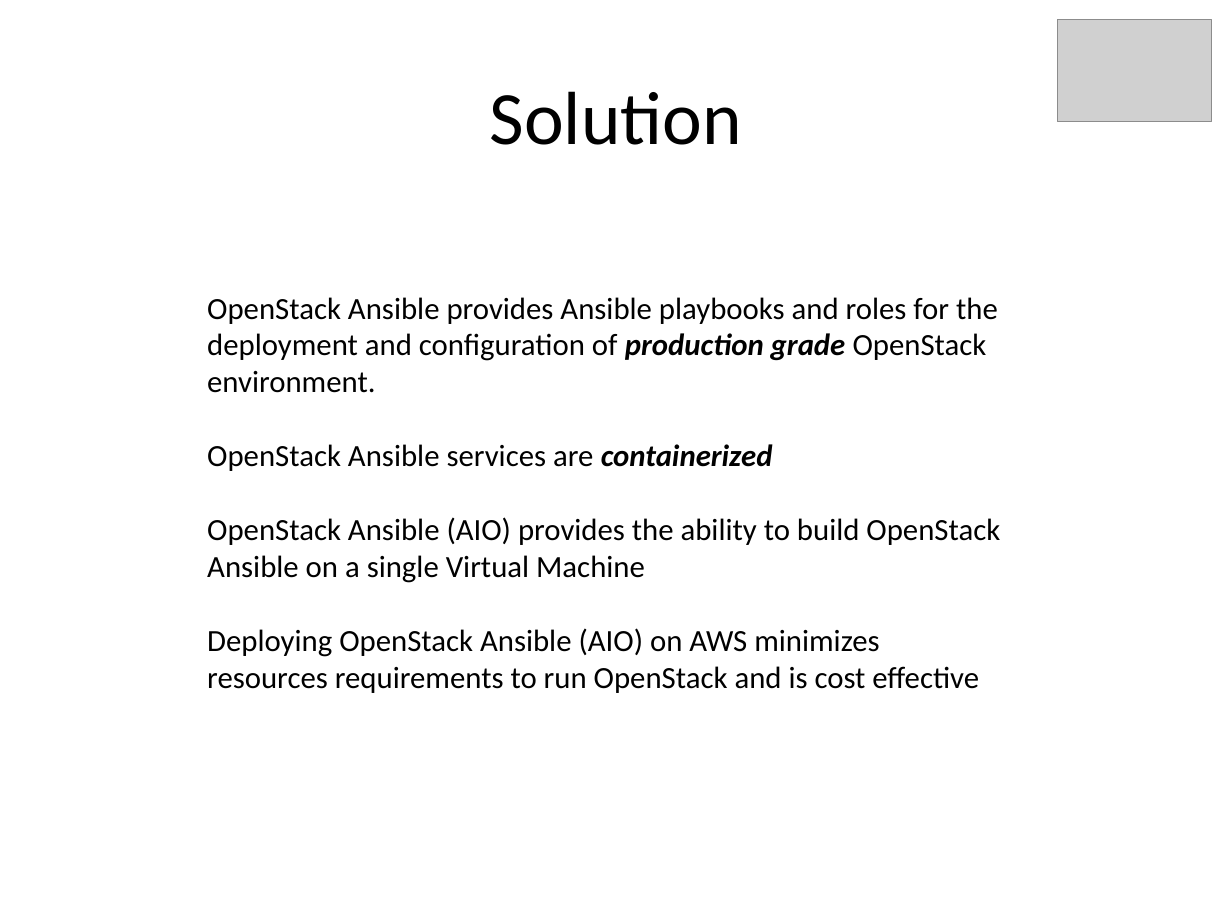
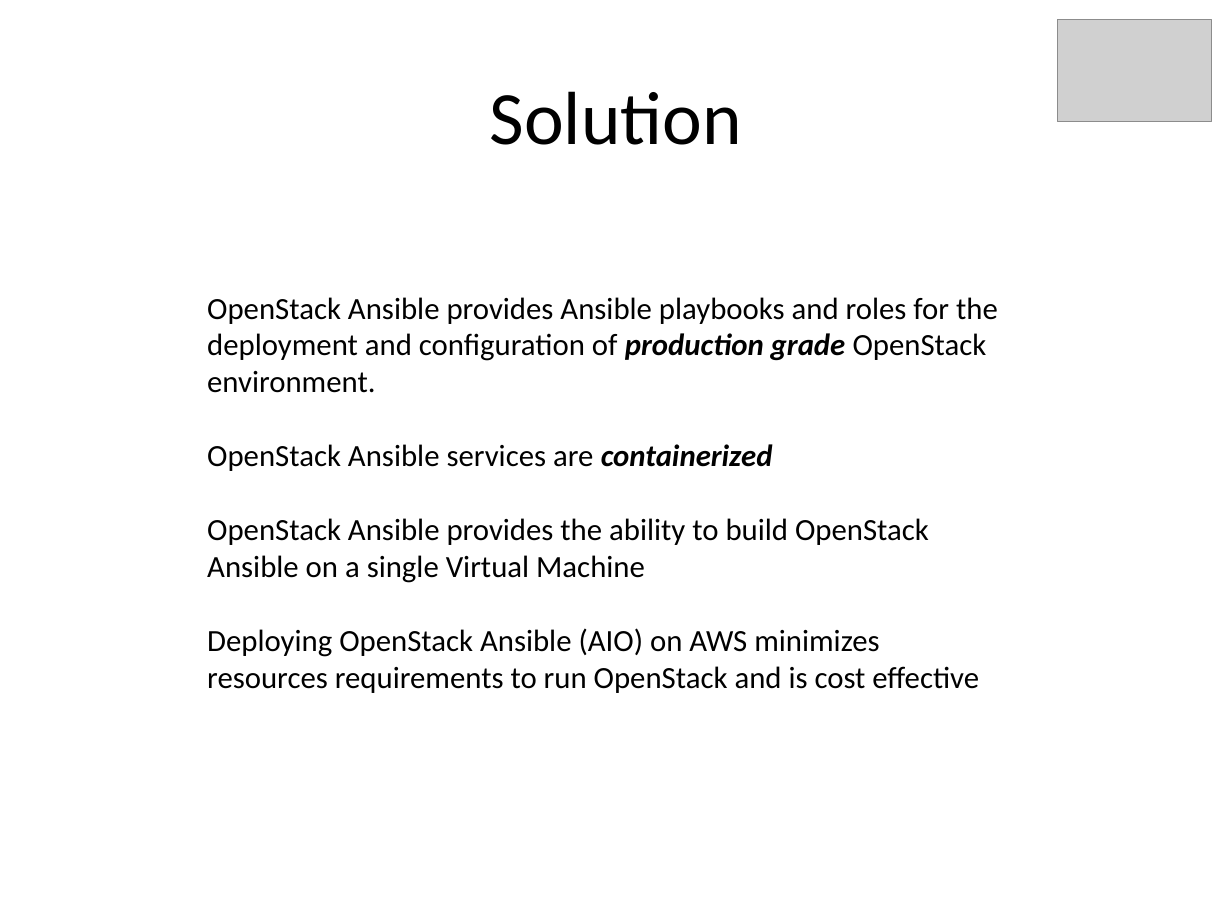
Before and after one commit to kskalvar/openstack-aio-aws, a slide deck: slide 4 of docs/OpenStack-Ansible-AIO-on-AWS-Presentation.pptx. Drawn at 1232x924 pixels with LibreOffice and Linux fonts; fonts in the diff are those of the drawing; grey boxes stand for pictures. Boxes give left, top, right and bottom in pixels: in the first picture for what was removed or moved away, otherwise in the second. Text is boxed around its words. In the diff, an @@ line names an element or a change of style, - is before the commit and + after.

```diff
--- a/docs/OpenStack-Ansible-AIO-on-AWS-Presentation.pptx
+++ b/docs/OpenStack-Ansible-AIO-on-AWS-Presentation.pptx
@@ text at [207,518,929,583]: text changed @@
-OpenStack Ansible (AIO) provides the ability to build OpenStack Ansible on a single Virtual Machine
+OpenStack Ansible provides the ability to build OpenStack Ansible on a single Virtual Machine
```
Also in this commit, not shown: 6 other slides changed, 1 other file.
